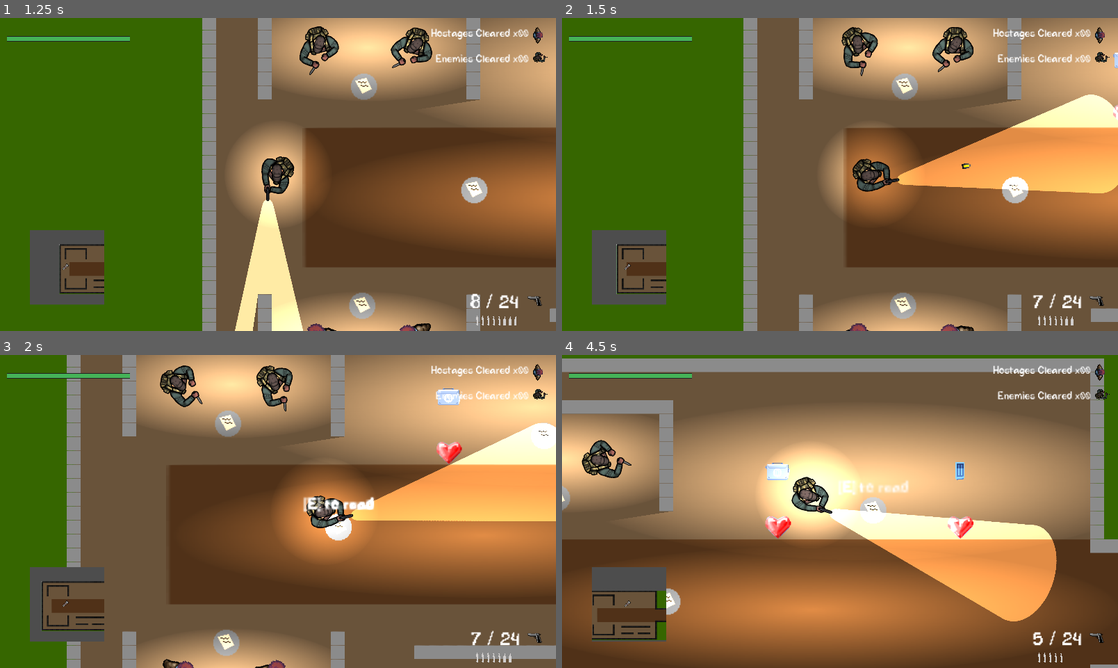
Above: before the commit, frames 1-4 (two rows, left to right).
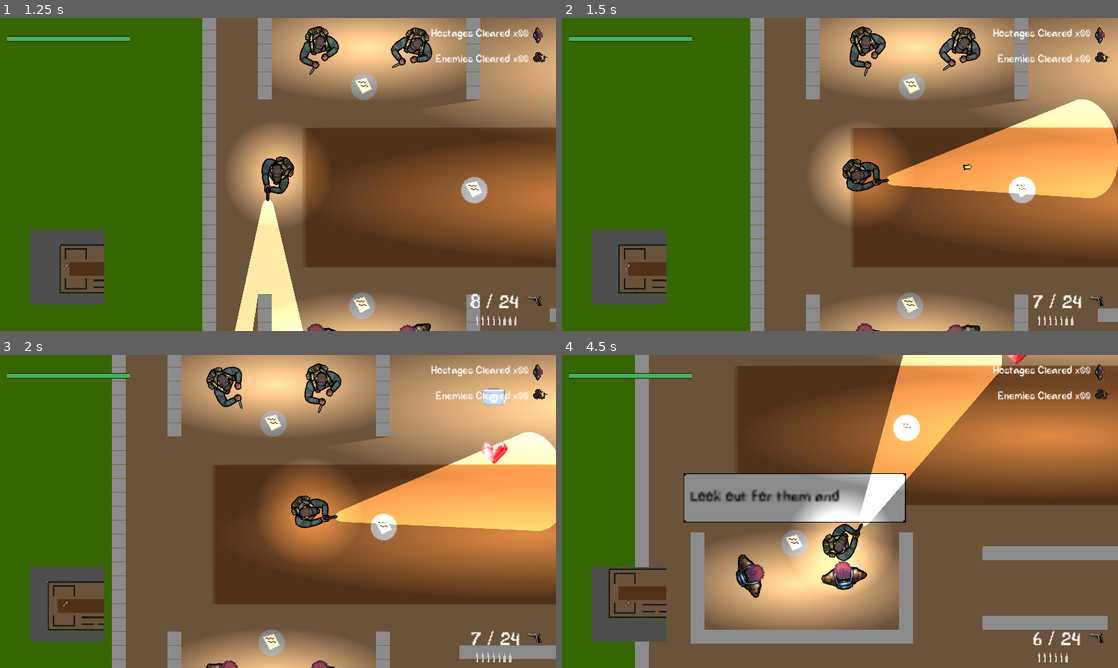
Above: after the commit, the same moments.

Repository: JustinJLi/game_dev_project
Game: Godot game, scene res://Assets/UI/main_menu/main_menu.tscn
Two runs of this game, one before a commit and one after it. Both use one fixed random seed, a clock stepped at 60 frames per second and the inputs below.
Inputs (mouse positions are in pixels of both pictures, inside the frame that each line leads up to):
- Up to frame 1 (1.25 s): click "Start Game" at 0.5 s
- Up to frame 2 (1.5 s): move the mouse to (962, 158) at 1.27 s; hold Right (right) from 1.28 s (still down); click (962, 158) at 1.35 s
- Up to frame 3 (2 s): keep holding Right (right); tap Mouse wheel down (switch_weapon) at 1.55 s
- Up to frame 4 (4.5 s): move the mouse to (728, 527) at 2.02 s; release Right (right) at 2.03 s; hold S (down) 2.03-2.78 s; tap Mouse wheel down (switch_weapon) at 2.1, 3.05, 4.35 s; click (728, 527) at 2.3 s; move the mouse to (895, 442) at 2.77 s; hold Right (right) 2.78-3.53 s; hold E (advance_dialog) 2.78-3.53 s; move the mouse to (812, 574) at 3.52 s; hold Up (up) 3.53-4.28 s; click (812, 574) at 3.6 s; move the mouse to (1006, 558) at 4.27 s; hold Left (left) from 4.28 s (still down)

Frame 1 is identical in both runs. In frame 2, 11% of the frame differs, in the area x 9-100%, y 0-100%; in frame 3, 33%; in frame 4, 91%, in the area x 0-100%, y 0-100%.

Commit message:
Adjusted player speed + made melee only available while idle

Diff:
--- a/Assets/Player/player.gd
+++ b/Assets/Player/player.gd
@@ -1,6 +1,6 @@
 extends CharacterBody2D
 
-const SPEED = 300.0
+const SPEED = 100.0
 var dialog_close_delay = 0.0
 var screen_size
 var bullet_speed = 1000
@@ -70,18 +70,19 @@
 func _physics_process(delta):
 	if paused or level_completed or game_over:
 		return  # Stop player movement when paused
-	var velocity = Vector2.ZERO # The player's movement vector.
+	self.velocity = Vector2.ZERO # The player's movement vector.
+
 	if Input.is_action_pressed("up"):
-		velocity.y -= 1
+		self.velocity.y -= 1
 		$AnimatedSprite2D.animation = player_move_animation
 	if Input.is_action_pressed("down"):
-		velocity.y += 1
+		self.velocity.y += 1
 		$AnimatedSprite2D.animation = player_move_animation
 	if Input.is_action_pressed("right"):
-		velocity.x += 1
+		self.velocity.x += 1
 		$AnimatedSprite2D.animation = player_move_animation
 	if Input.is_action_pressed("left"):
-		velocity.x -= 1
+		self.velocity.x -= 1
 		$AnimatedSprite2D.animation = player_move_animation
 
 	if Input.is_action_just_pressed("shoot") and !is_reloading:
@@ -93,20 +94,18 @@
 	if Input.is_action_just_pressed("toggle_flashlight"):
 		toggle_flashlight()
 
-	if velocity.length() > 0:
-		velocity = velocity.normalized() * SPEED
+	if self.velocity.length() > 0:
+		self.velocity = self.velocity.normalized() * SPEED
 		#$AnimatedSprite2D.play(player_move_animation)
 
 		if !$Walking.playing:
 			$Walking.play()
-
 	else:
 		switch_weapon_animation()
-
 			#$AnimatedSprite2D.play("idle")
-			#$Walking.stop()
-
-	position += velocity * delta
+		$Walking.stop()
+
+	position += self.velocity * delta
 	position = position.clamp(Vector2.ZERO, screen_size)
 
 	look_at(get_global_mouse_position())
@@ -122,7 +121,7 @@
 	if current_weapon == Weapon.GUN && ammo > 0:
 		fire()
 		print("Ammo in Magazine: " + str(ammo))
-	elif current_weapon == Weapon.KNIFE && !is_knifing:
+	elif current_weapon == Weapon.KNIFE && !is_knifing && self.velocity.length() == 0:
 		attack_knife()
 
 	if current_weapon == Weapon.GUN && ammo == 0:
@@ -184,12 +183,11 @@
 	is_knifing = true
 	$AnimatedSprite2D/knife_hitbox.position = Vector2(150, 0)  # Move knife forward
 
-	if velocity.length() >= 0:
-		$AnimatedSprite2D.animation = "knife_attack"
+	$AnimatedSprite2D.animation = "knife_attack"
 	$AnimatedSprite2D.play()
 	$KnifeAttack.play()
 
-	await get_tree().create_timer(0.5).timeout  # Short attack duration
+	await get_tree().create_timer(0.4).timeout  # Short attack duration
 	is_knifing = false
 
 	$AnimatedSprite2D/knife_hitbox.position = Vector2.ZERO  # Reset position
